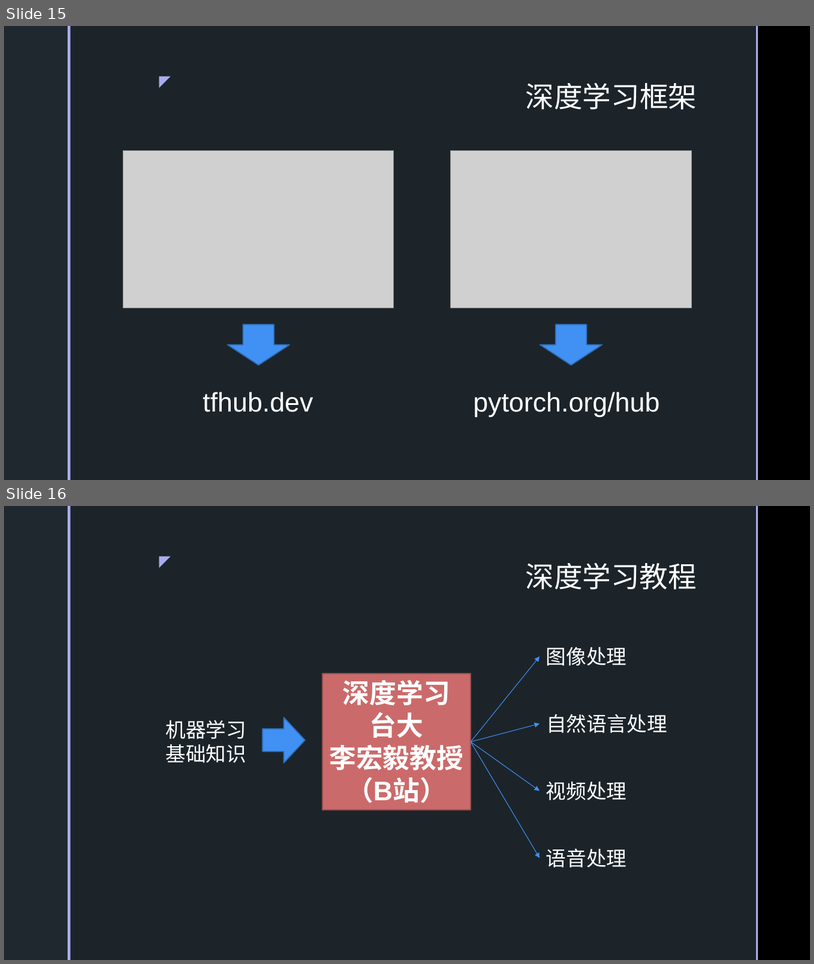
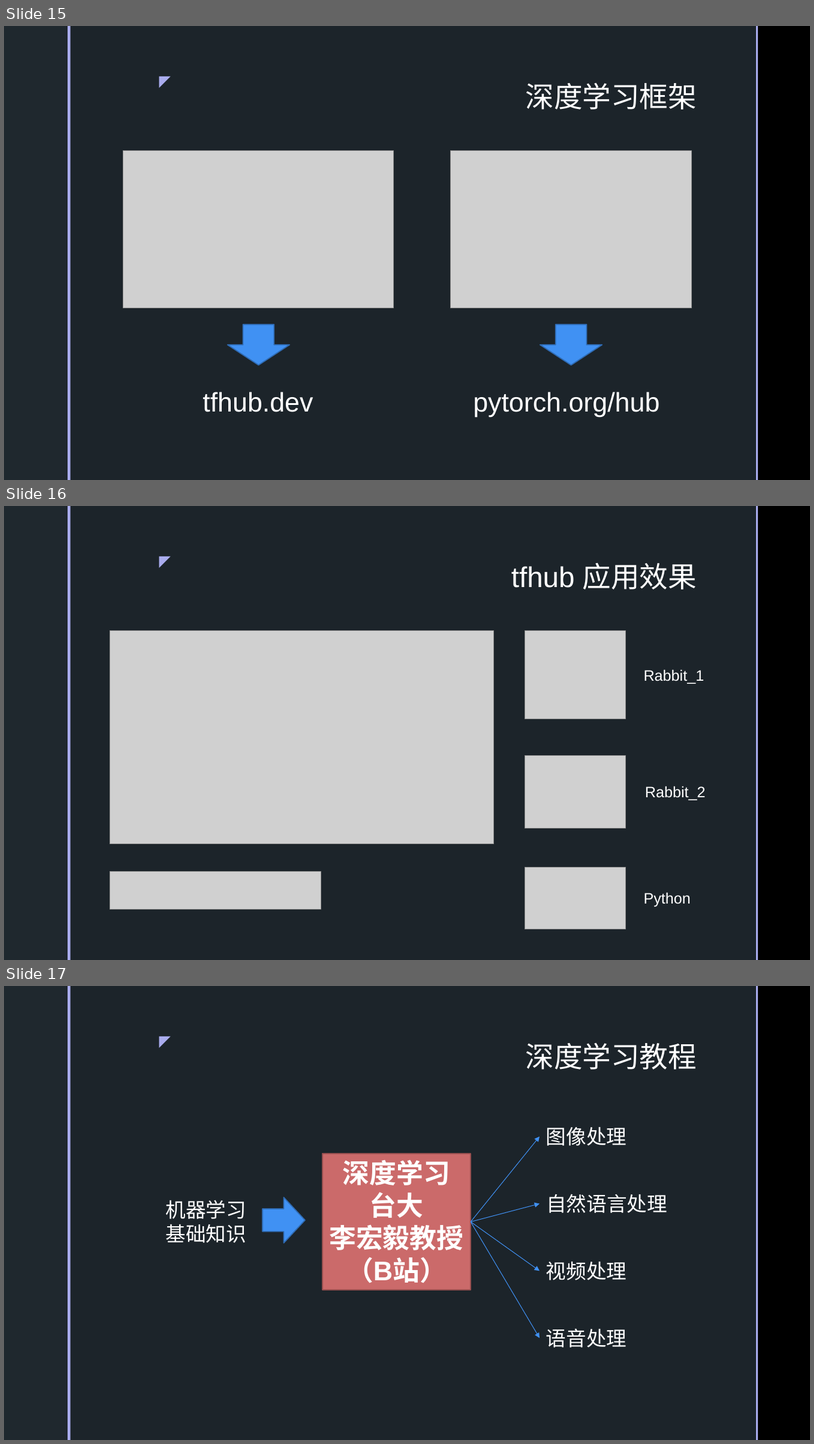
Before and after one commit to SakigamiYang/PyCon, a slide deck: Python-Meetup/20210523/深度学习简介.pptx. Shown one above the other, each under a label of ours: slides 15 and 16 before the commit, slides 15, 16 and 17 after it. The pictures are 814x964 and 814x1444 pixels, drawn with LibreOffice and Linux fonts; fonts in the diff are those of the drawing; grey boxes stand for pictures; background and template pictures are left out. Boxes give left, top, right and bottom in pixels: in the first picture for what was removed or moved away, otherwise in the second. Text is boxed around its words. In the diff, an @@ line names an element or a change of style, - is before the commit and + after.

```diff
--- a/Python-Meetup/20210523/深度学习简介.pptx
+++ b/Python-Meetup/20210523/深度学习简介.pptx
@@ slide 16 added at (4, 506, 810, 960), background picture (left out); not listed: 5 template elements that a slide beside it also shows @@
@@ title added at (512, 562, 697, 589), 34 pt, text #FFFFFF @@
+tfhub 应用效果
@@ picture added at (110, 631, 495, 844) @@
@@ picture added at (525, 631, 626, 719) @@
@@ text added at (644, 669, 705, 684), 18 pt, text #FFFFFF @@
+Rabbit_1
@@ picture added at (525, 756, 626, 828) @@
@@ text added at (645, 786, 706, 800), 18 pt, text #FFFFFF @@
+Rabbit_2
@@ picture added at (110, 871, 321, 908) @@
@@ picture added at (525, 867, 626, 930) @@
@@ text added at (644, 892, 691, 907), 18 pt, text #FFFFFF @@
+Python
@@ what was slide 16 is now slide 17 @@
```
Also in this commit, not shown: 5 slides changed, 5 other files.
